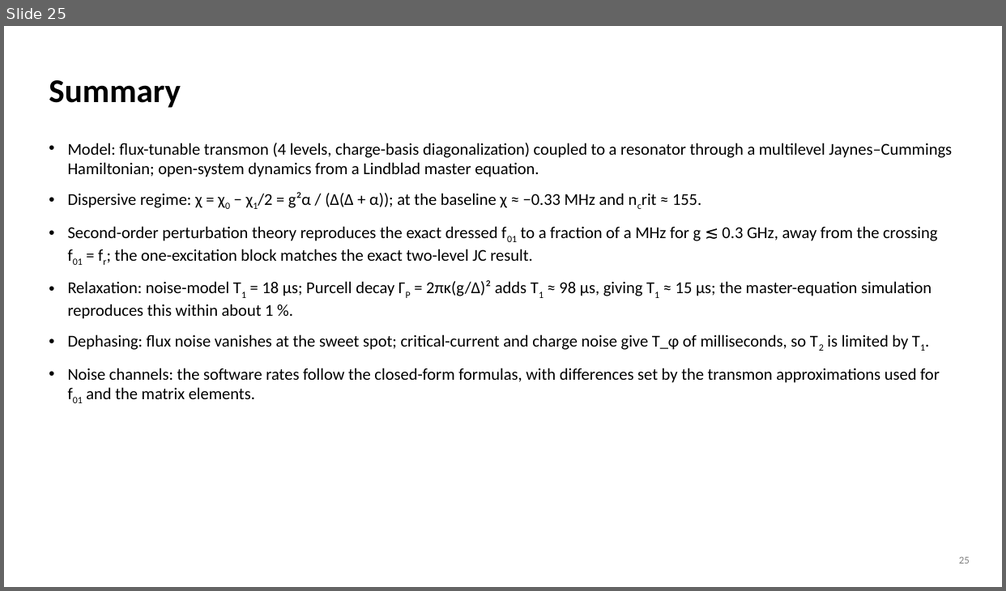
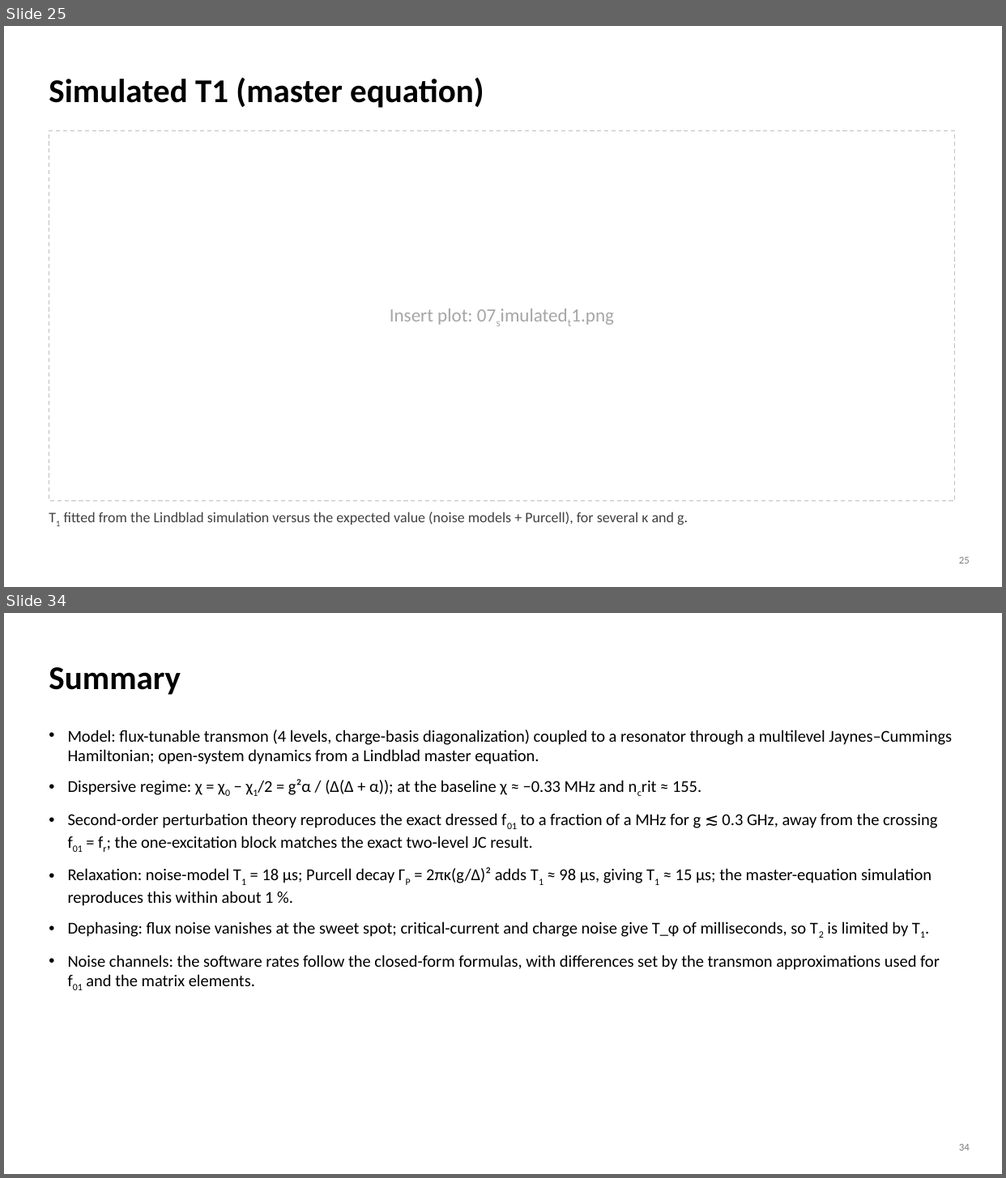
Before and after one commit to morassa1-code/Quantum_Computing_Simulations, a slide deck: Transmon_Resonator_Model.pptx. Shown one above the other, each under a label of ours: slide 25 before the commit, slides 25 and 34 after it; the slides between them are not shown. The pictures are 1006x591 and 1006x1178 pixels, drawn with LibreOffice and Linux fonts; fonts in the diff are those of the drawing. Boxes give left, top, right and bottom in pixels: in the first picture for what was removed or moved away, otherwise in the second. Text is boxed around its words. In the diff, an @@ line names an element or a change of style, - is before the commit and + after.

```diff
--- a/Transmon_Resonator_Model.pptx
+++ b/Transmon_Resonator_Model.pptx
@@ slide 25 added at <box>4,26,1002,587</box>, background #FFFFFF @@
@@ title added at <box>49,77,484,108</box>, 32 pt, text #000000, bold @@
+Simulated T1 (master equation)
@@ rectangle added at <box>49,130,955,501</box>, fill #FFFFFF, outline #BFBFBF 1 pt dashed, 18 pt, text #A6A6A6 @@
+Insert plot: 07simulatedt1.png
@@ text added at <box>64,512,688,525</box>, 14 pt, text #404040 @@
+T1 fitted from the Lindblad simulation versus the expected value (noise models + Purcell), for several κ and g.
@@ page number added at <box>959,557,970,564</box>, 10 pt, text #7F7F7F @@
+25
@@ what was slide 25 is now slide 34 @@
@@ page number at <box>959,1144,970,1151</box>: text changed @@
-25
+34
```
Also in this commit, not shown: 13 slides changed, 8 other slides added.
